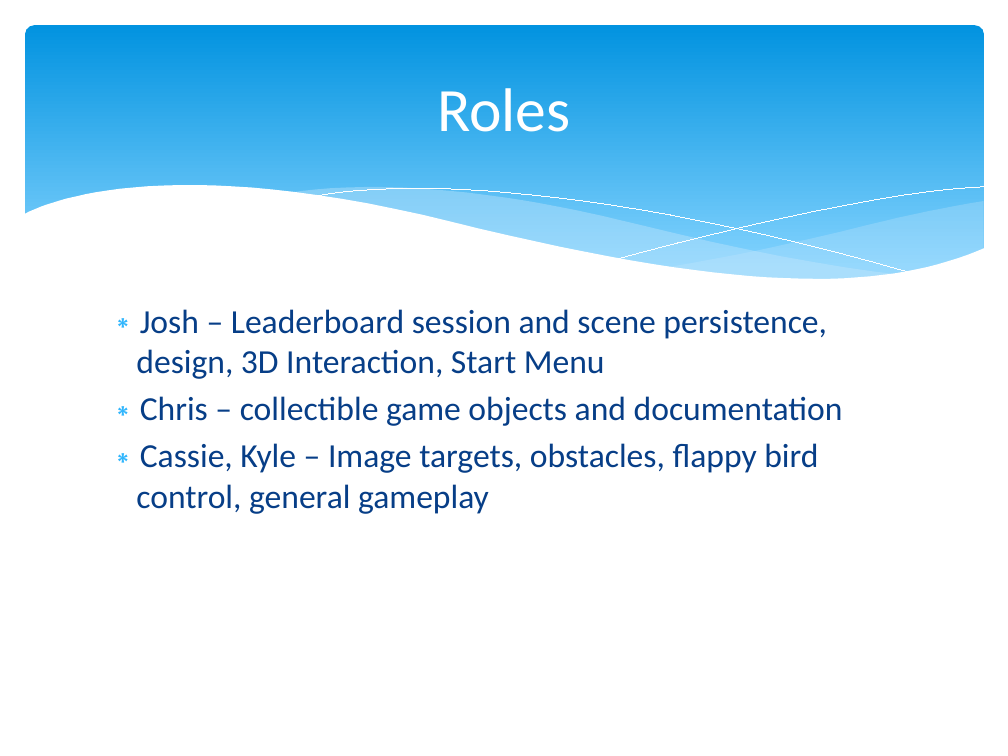
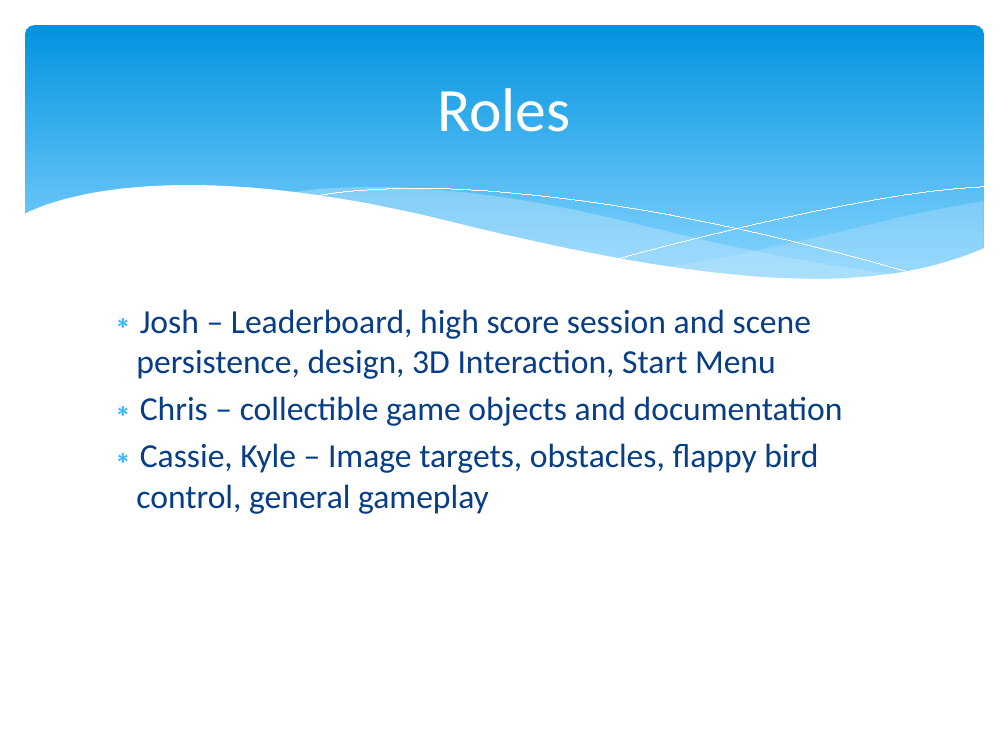
Before and after one commit to jpf2141/FlappyBird3D, a slide deck: slide 3 of progressreport2.pptx. Drawn at 1008x756 pixels with LibreOffice and Linux fonts; fonts in the diff are those of the drawing. Boxes give left, top, right and bottom in pixels: in the first picture for what was removed or moved away, otherwise in the second. Text is boxed around its words. In the diff, an @@ line names an element or a change of style, - is before the commit and + after.

Commit message:
ppt 2 edits

```diff
--- a/progressreport2.pptx
+++ b/progressreport2.pptx
@@ text at (136,309,811,379): text changed @@
-∗ Josh – Leaderboard session and scene persistence, design, 3D Interaction, Start Menu
+∗ Josh – Leaderboard, high score session and scene persistence, design, 3D Interaction, Start Menu
```
Also in this commit, not shown: 1 other slide changed.
